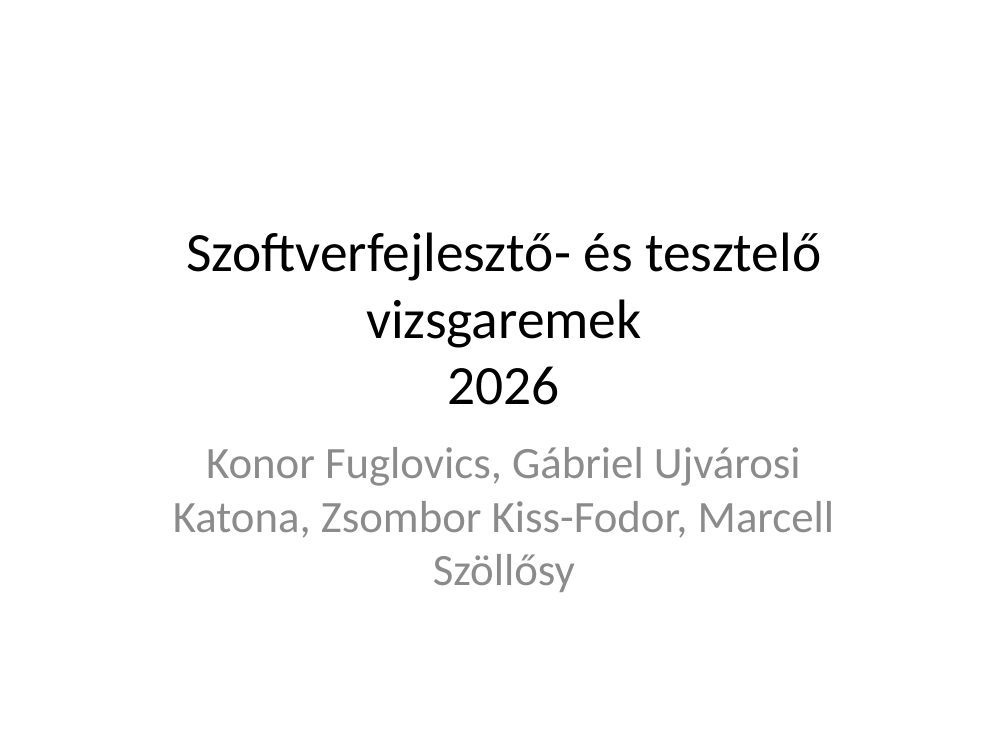
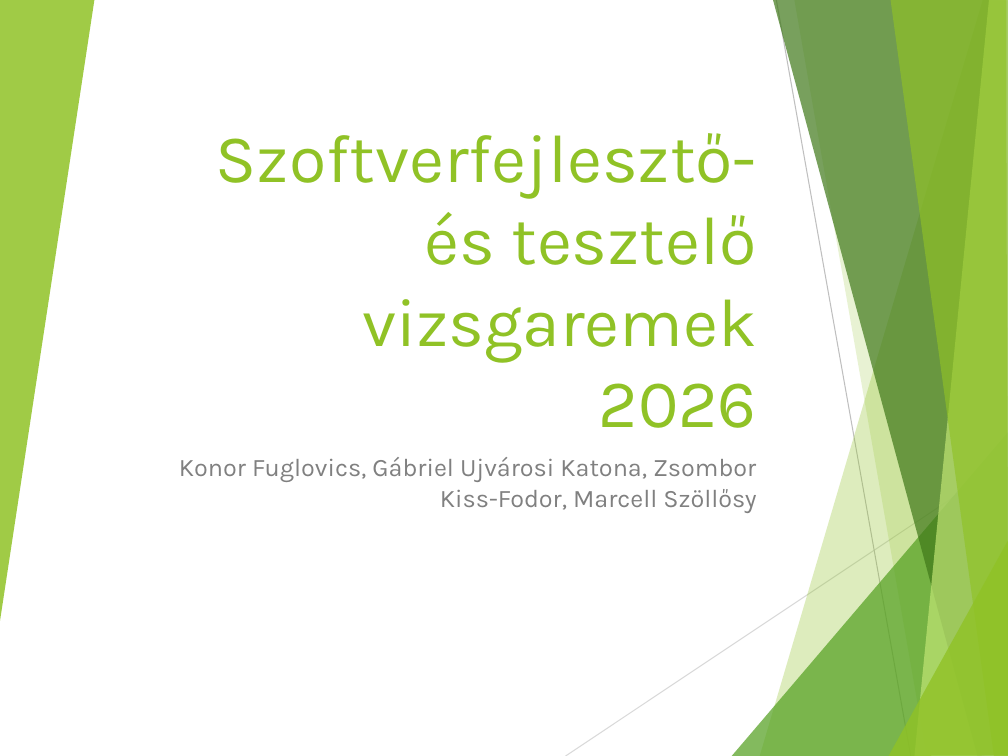
Before and after one commit to Gabi4555/Vizsga_Project, a slide deck: slide 1 of Szoftverfejlesztő- és tesztelő vizsgaremek angol.pptx. Drawn at 1008x756 pixels with LibreOffice and Linux fonts; fonts in the diff are those of the drawing. Boxes give left, top, right and bottom in pixels: in the first picture for what was removed or moved away, otherwise in the second. Text is boxed around its words. In the diff, an @@ line names an element or a change of style, - is before the commit and + after.

```diff
--- a/Szoftverfejlesztő- és tesztelő vizsgaremek angol.pptx
+++ b/Szoftverfejlesztő- és tesztelő vizsgaremek angol.pptx
@@ group added at box(0, 0, 1008, 756): 8 freeform shapes, 2 lines @@
@@ title "Szoftverfejlesztő- és tesztelő vizsgaremek 2026": place and size @@
-title "Szoftverfejlesztő- és tesztelő vizsgaremek 2026" at box(186, 232, 821, 405)
+title "Szoftverfejlesztő- és tesztelő vizsgaremek 2026" at box(216, 133, 757, 428)
@@ title "Szoftverfejlesztő- és tesztelő vizsgaremek 2026" at box(216, 133, 757, 428): size 39.6 to 48.6 pt, font Calibri to Karla, text colour #000000 to #90C226; alignment centre to right; vertical alignment middle to bottom @@
@@ subtitle "Konor Fuglovics, Gábriel Ujvárosi Katona, ...": place and size @@
-subtitle "Konor Fuglovics, Gábriel Ujvárosi Katona, ..." at box(173, 447, 835, 592)
+subtitle "Konor Fuglovics, Gábriel Ujvárosi Katona, ..." at box(179, 457, 756, 513)
@@ subtitle "Konor Fuglovics, Gábriel Ujvárosi Katona, ..." at box(179, 457, 756, 513): size 32 to 18 pt, font Calibri to Karla, text colour #8C8C8C to #808080; alignment centre to right; more space between paragraphs @@
```
Also in this commit, not shown: 11 other slides changed, 1 other file.
